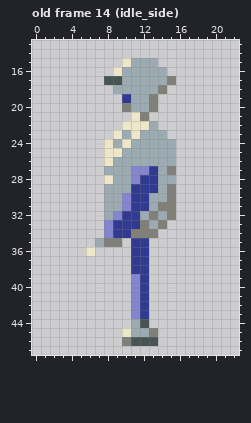
A pixel-art file gets an edit: resources/robot.aseprite. This is how it looked before the edit.
24x48 pixels, 34 frames. Shown: old frame 14 (idle_side): x 0..22, y 13..47. The commit also changed other frames, which this record leaves out.
After the commit:
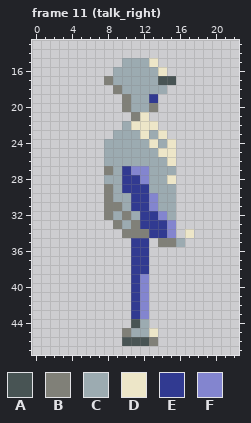
Palette (. is transparent): A #485454  B #808078  C #9cabb1  D #ede6c8  E #313a91  F #8385cf
A new or re-ordered frame is compared with the old frame closest to it.
Change:
frames 34 -> 38
Frame 11 (talk_right) is new; against old frame 14 (idle_side), layer "Layer 2":
Colour B gives way to colour A in row 17 at x 15; in row 46 at x 10.
Colour C gives way to colour A in row 17 at x 14; in row 44 at x 11.
The edit adds colour B in row 35 at x 14 to 15.
Colour A gives way to colour B in row 17 at x 8; in row 46 at x 13.
Colour C gives way to colour B in row 18 at x 9; in row 27 at x 8; in rows 29 to 30 at x 8; in row 31 at x 8 to 9; in row 32 at x 8.
Colour D gives way to colour B in row 21 at x 11; in row 45 at x 10.
Colour E gives way to colour B in row 19 at x 10; in row 32 at x 10; in row 33 at x 9 and 11; in row 34 at x 10.
The edit adds colour C in row 35 at x 16.
Colour A gives way to colour C in row 17 at x 9; in row 44 at x 12.
Colour B gives way to colour C in row 18 at x 14; in row 27 at x 15; in rows 29 to 30 at x 15; in row 31 at x 14 to 15; in row 32 at x 15.
Colour D gives way to colour C in row 15 at x 10; in row 16 at x 9; in row 22 at x 10; in row 23 at x 9 and 11; in row 24 at x 8 and 10; in row 25 at x 8 to 9.
Colour D gives way to colour C in row 26 at x 8; in row 28 at x 8.
Colour E gives way to colour C in rows 27 to 29 at x 13; in row 32 at x 11; in row 33 at x 10.
Colour F gives way to colour C in rows 30 to 31 at x 10; in row 32 at x 9.
The edit adds colour D in row 34 at x 17.
Colour B gives way to colour D in row 21 at x 12; in row 45 at x 13.
Colour C gives way to colour D in row 15 at x 13; in row 16 at x 14; in row 22 at x 13; in row 23 at x 12 and 14; in row 24 at x 13 and 15; in row 25 at x 14 to 15.
Colour C gives way to colour D in row 26 at x 15; in row 28 at x 15.
The edit adds colour E in row 34 at x 14.
Colour B gives way to colour E in row 19 at x 13; in row 32 at x 13; in row 33 at x 12 and 14; in row 34 at x 13.
Colour C gives way to colour E in rows 27 to 29 at x 10; in row 32 at x 12; in row 33 at x 13.
Colour F gives way to colour E in row 28 at x 11; in rows 39 to 43 at x 11.
The edit adds colour F in rows 33 to 34 at x 15.
Colour C gives way to colour F in rows 30 to 31 at x 13; in row 32 at x 14.
Colour E gives way to colour F in row 28 at x 12; in rows 39 to 43 at x 12.
The edit erases colour B in row 35 at x 8 to 9.
The edit erases colour C in row 35 at x 7.
The edit erases colour D in row 36 at x 6.
The edit erases colour E in row 34 at x 9.
The edit erases colour F in rows 33 to 34 at x 8.
Changed places in both pictures, as pixel boxes (x1, y1, x2, y2):
changed: (86, 58, 194, 346)
